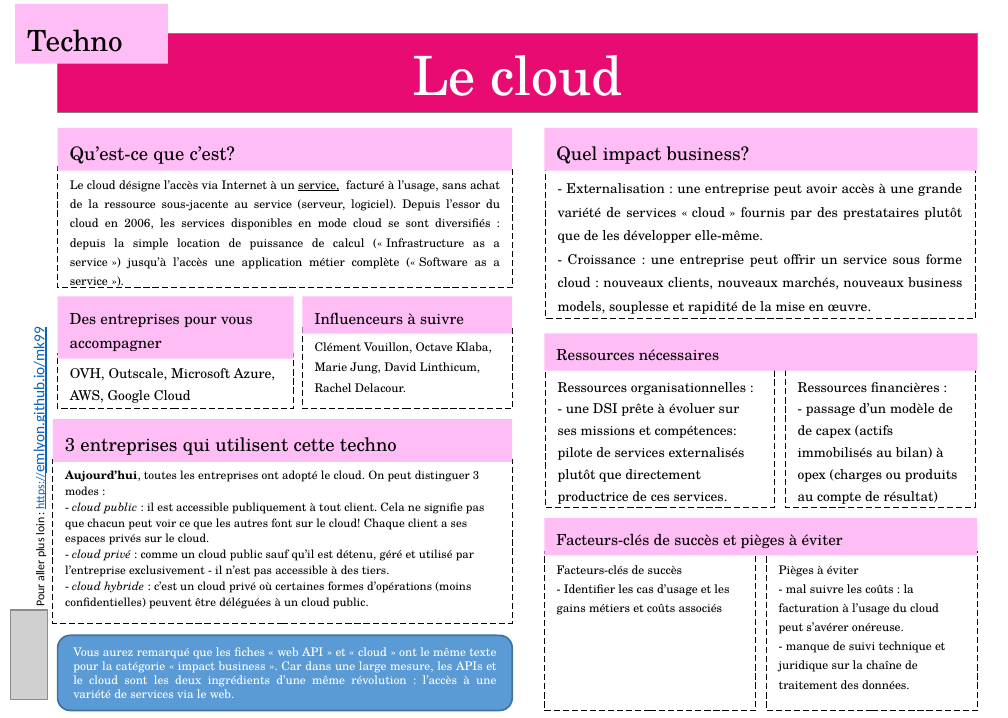
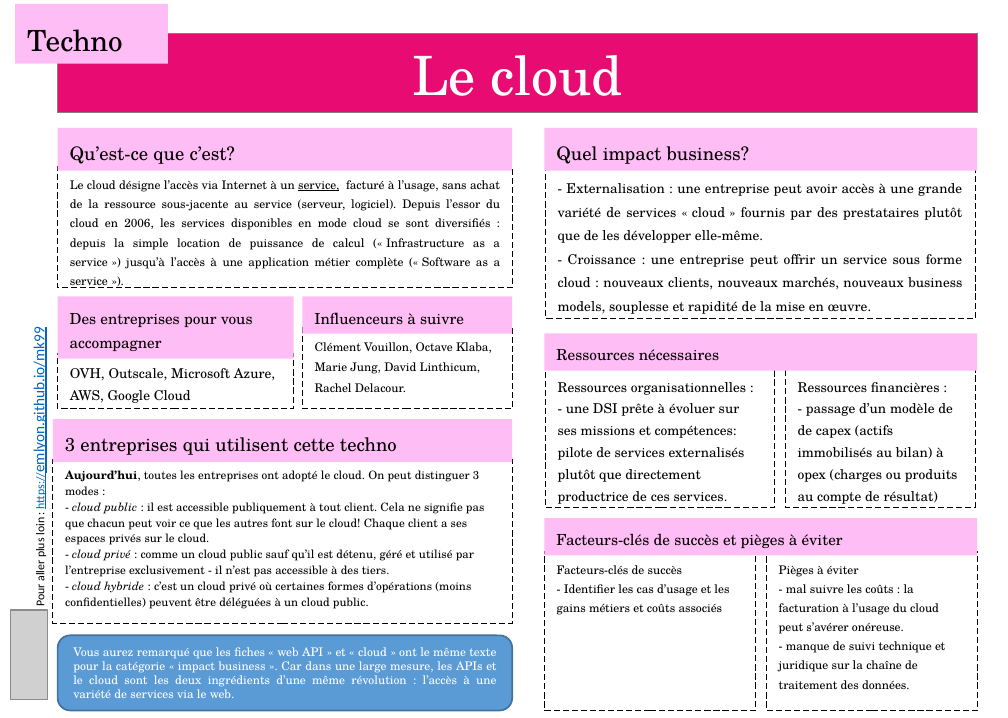
Before and after one commit to emlyon/chaire-implid, a slide deck: slide 5 of docs/content/fr/cards.pptx. Drawn at 1008x718 pixels with LibreOffice and Linux fonts; fonts in the diff are those of the drawing; grey boxes stand for pictures. Boxes give left, top, right and bottom in pixels: in the first picture for what was removed or moved away, otherwise in the second. Text is boxed around its words. In the diff, an @@ line names an element or a change of style, - is before the commit and + after.

```diff
--- a/docs/content/fr/cards.pptx
+++ b/docs/content/fr/cards.pptx
@@ text in rectangle at bbox=[70, 180, 501, 288]: text changed @@
-Le cloud désigne l’accès via Internet à un service, facturé à l’usage, sans achat de la ressource sous-jacente au service (serveur, logiciel). Depuis l’essor du cloud en 2006, les services disponibles en mode cloud se sont diversifiés : depuis la simple location de puissance de calcul (« Infrastructure as a service ») jusqu’à l’accès une application métier complète (« Software as a service »).
+Le cloud désigne l’accès via Internet à un service, facturé à l’usage, sans achat de la ressource sous-jacente au service (serveur, logiciel). Depuis l’essor du cloud en 2006, les services disponibles en mode cloud se sont diversifiés : depuis la simple location de puissance de calcul (« Infrastructure as a service ») jusqu’à l’accès à une application métier complète (« Software as a service »).
```
Also in this commit, not shown: 2 other slides changed, 21 other files.
